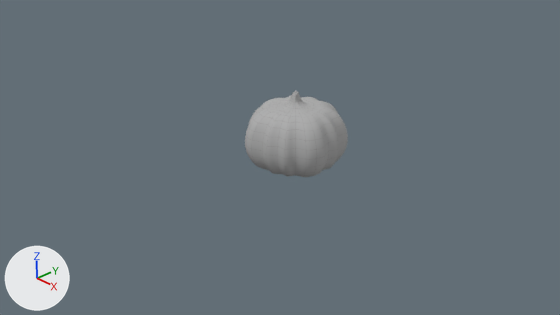
What one commit did to the Blender file assets/testpumpkin.blend.
Rendered twice from the file's camera 'Camera'. Lighting does not change. The marker at lower left points along +X, +Y and +Z.

The older version as bpy lines, for what is in view:
```python
me_sphere = bpy.data.meshes.new('Sphere')
me_sphere.from_pydata(...)  # 2242 vertices, 2240 faces; spans x -0.99..0.95, y -0.95..0.95, z -0.66..1.06
me_sphere.polygons.foreach_set('use_smooth', [True] * 2240)
me_sphere.materials.append(mat_material)
ob_pumpkin = bpy.data.objects.new('pumpkin', me_sphere)
ob_pumpkin.location = (-1.25, -0.23, 0.6)
ob_pumpkin.rotation_euler = (-0.00262, 0.0, 0.0)  # degrees (-0.2, 0, 0)
ob_pumpkin.scale = (1.0, 1.0, 0.87)
```
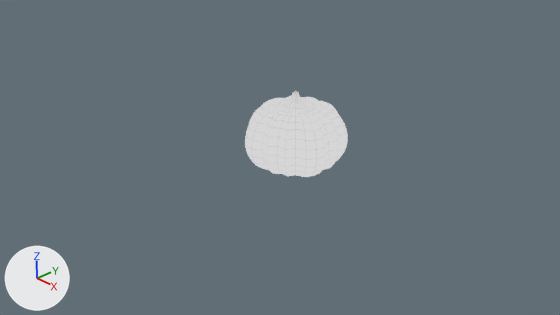
Commit message: Edit material on pumpkin

Changed parts and their boxes [x1, y1, x2, y2] in the pictures (560 x 315 px):
'pumpkin', recoloured (grey to white)
    both: [245, 91, 348, 177]

What changed in the scene script:
```text
Add mat_outline:
    mat_outline = bpy.data.materials.new('outline')
    # colours: grey #818181, white #e7e7e7
    # uses the picture img_testpumpkin_copy_jpg
Change me_sphere:
    where me_sphere.from_pydata(...)  # 2242 vertices, 2240 faces; spans x -0.99..0.95, y -0.95..0.95, z -0.66..1.06
    remove me_sphere.materials.append(mat_material)
    add me_sphere.materials.append(mat_outline)
```
